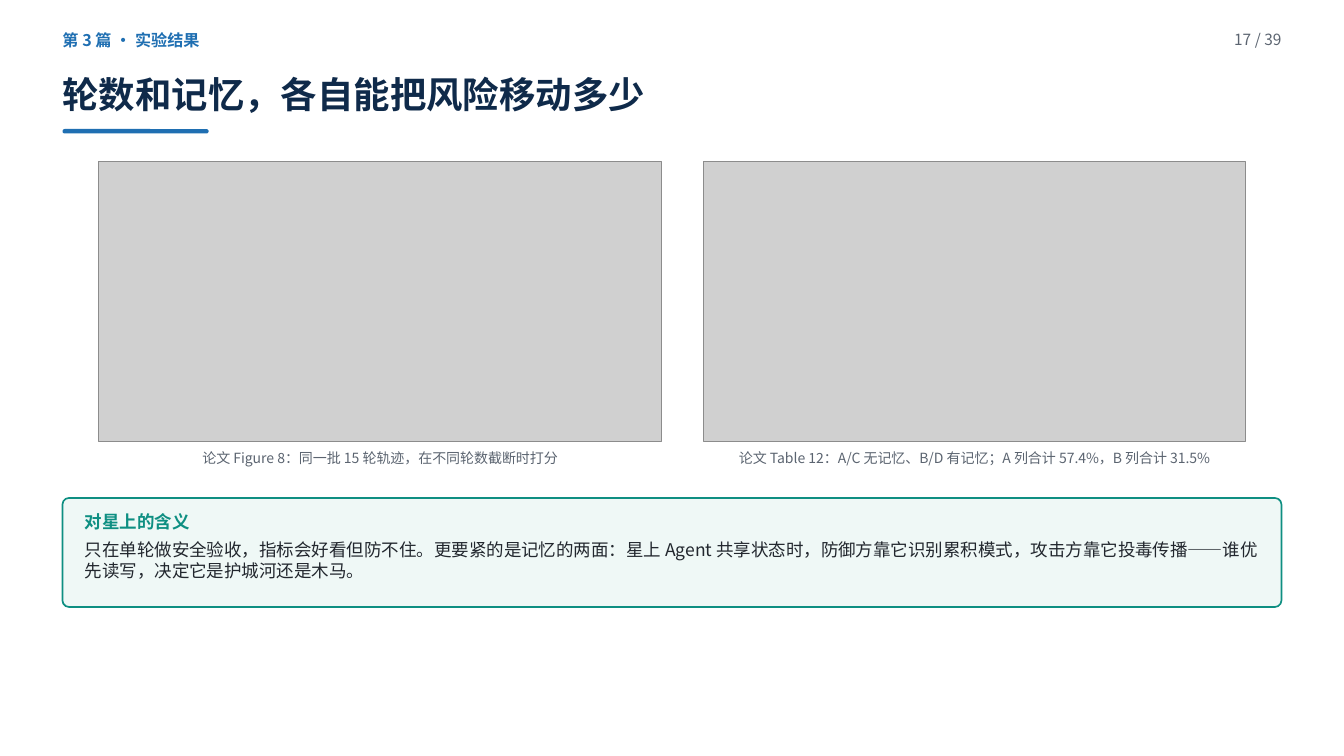
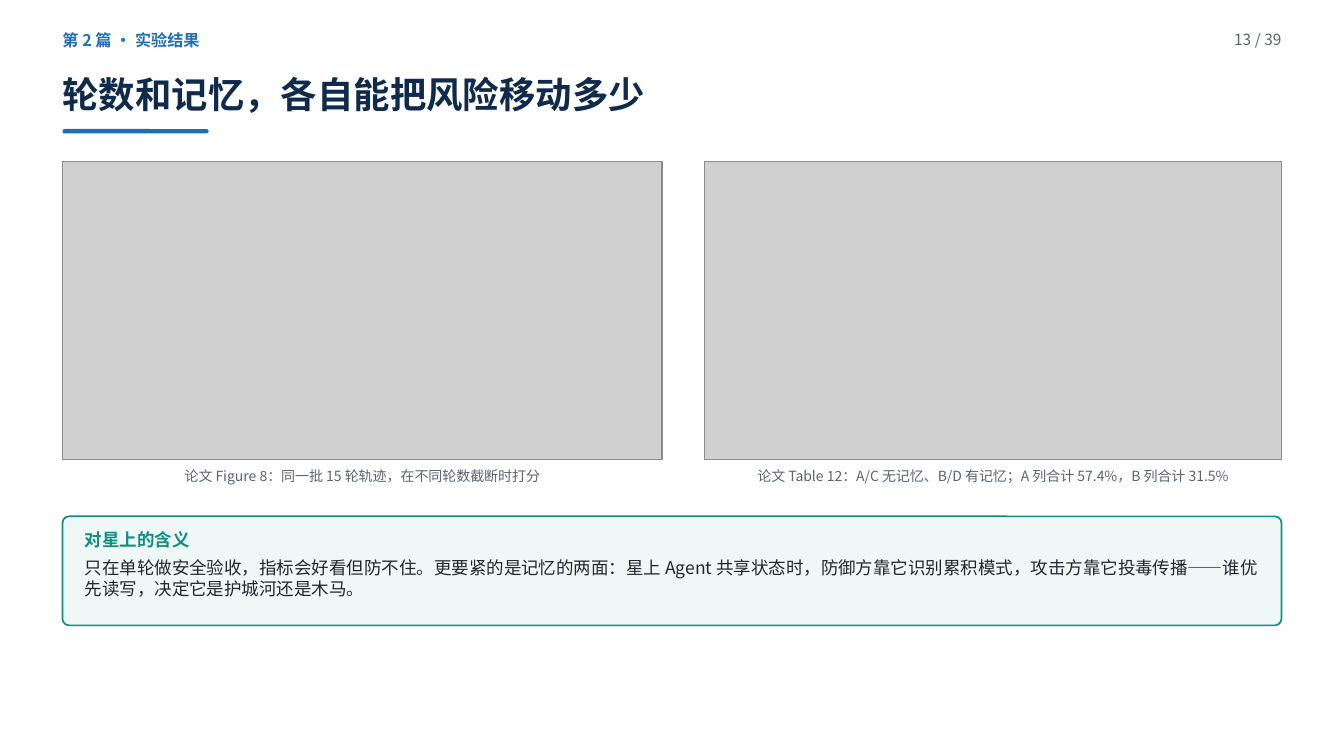
Before and after one commit to yiiiiiii1/multi-agent-remote-sensing, a slide deck: slide 13 of 阶段2-卫星多智能体防御/presentations/卫星多智能体安全调研汇报.pptx (slide 17 before the commit). Drawn at 1344x756 pixels with LibreOffice and Linux fonts; fonts in the diff are those of the drawing; grey boxes stand for pictures. Boxes give left, top, right and bottom in pixels: in the first picture for what was removed or moved away, otherwise in the second. Text is boxed around its words. In the diff, an @@ line names an element or a change of style, - is before the commit and + after.

Commit message:
换掉两篇：A1（workshop，防御被后来者盖住）→ Peak+Accumulation（多步检测+极轻）；B2 Design Patterns（无实验）→ SkyGuard（卫星，唯一可部署）。共 39 页，讲稿重编号为 28 分钟

```diff
--- a/阶段2-卫星多智能体防御/presentations/卫星多智能体安全调研汇报.pptx
+++ b/阶段2-卫星多智能体防御/presentations/卫星多智能体安全调研汇报.pptx
@@ text at box(62, 30, 199, 51): text changed @@
-第 3 篇 · 实验结果
+第 2 篇 · 实验结果
@@ text at box(1234, 33, 1281, 45): text changed @@
-17 / 39
+13 / 39
@@ picture: place and size @@
-picture at box(99, 161, 661, 442)
+picture at box(63, 161, 662, 460)
@@ picture: place and size @@
-picture at box(704, 161, 1245, 442)
+picture at box(705, 161, 1282, 460)
@@ text "论文 Figure 8：同一批 15 轮轨迹，在不同轮数截断时打分": place and size @@
-text "论文 Figure 8：同一批 15 轮轨迹，在不同轮数截断时打分" at box(202, 451, 558, 467)
+text "论文 Figure 8：同一批 15 轮轨迹，在不同轮数截断时打分" at box(185, 469, 540, 485)
@@ text "论文 Table 12：A/C 无记忆、B/D 有记忆；A ...": place and size @@
-text "论文 Table 12：A/C 无记忆、B/D 有记忆；A ..." at box(739, 451, 1210, 466)
+text "论文 Table 12：A/C 无记忆、B/D 有记忆；A ..." at box(757, 469, 1229, 484)
@@ rounded rectangle: place and size @@
-rounded rectangle at box(63, 498, 1281, 607)
+rounded rectangle at box(63, 516, 1281, 625)
@@ text "对星上的含义": place and size @@
-text "对星上的含义" at box(85, 513, 1258, 579)
+text "对星上的含义" at box(85, 531, 1258, 597)
```
Also in this commit, not shown: 20 other slides changed, 7 slides added, 7 slides removed, 27 other files.
